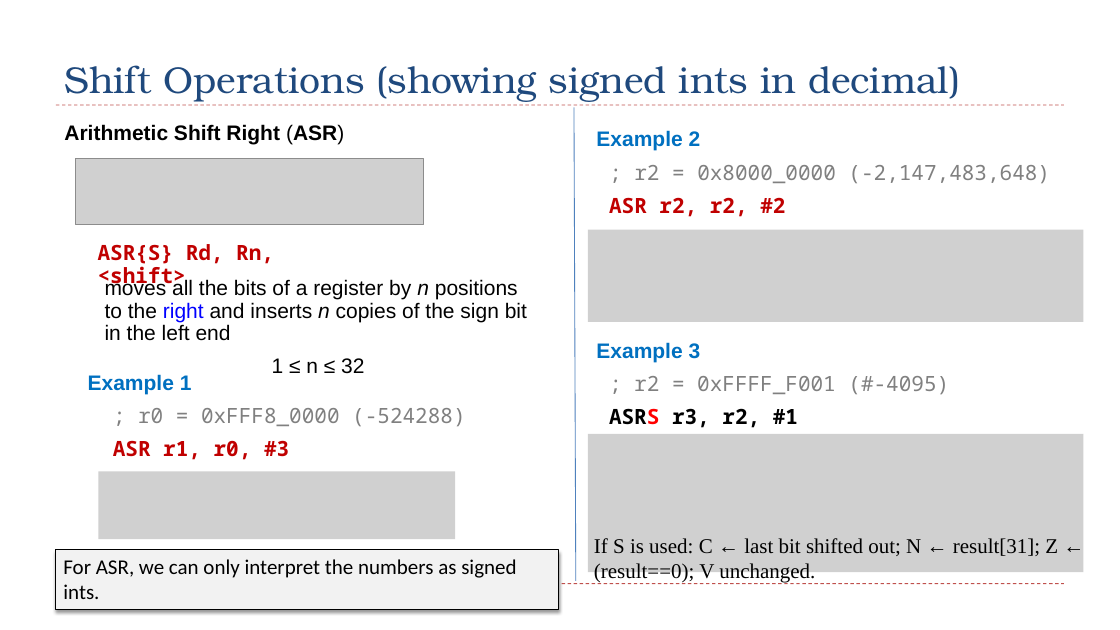
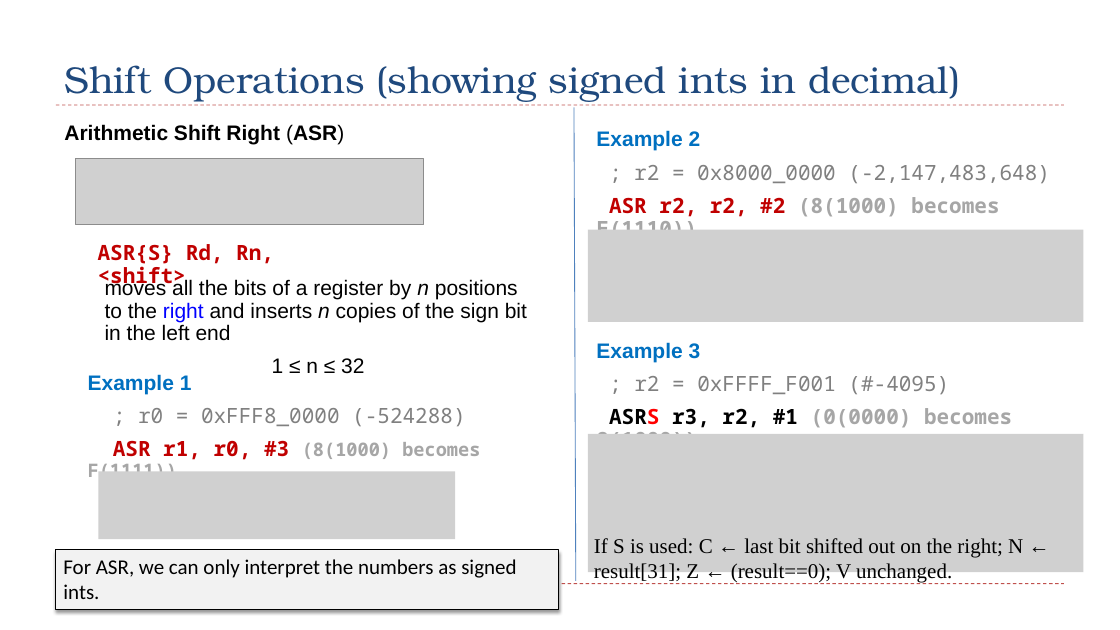
Before and after one commit to guhofstra/CSC111Fa26, a slide deck: slide 53 of PPTs/Ch4_ARM_Arithmetic_Logic.pptx. Drawn at 1120x630 pixels with LibreOffice and Linux fonts; fonts in the diff are those of the drawing; grey boxes stand for pictures. Boxes give left, top, right and bottom in pixels: in the first picture for what was removed or moved away, otherwise in the second. Text is boxed around its words. In the diff, an @@ line names an element or a change of style, - is before the commit and + after.

```diff
--- a/PPTs/Ch4_ARM_Arithmetic_Logic.pptx
+++ b/PPTs/Ch4_ARM_Arithmetic_Logic.pptx
@@ text at <box>596,197,999,229</box>: text changed; text colour #C00000 to #A6A6A6 @@
-ASR r2, r2, #2
+ASR r2, r2, #2 (8(1000) becomes E(1110))
@@ text at <box>596,408,1012,434</box>: text changed; text colour #000000 to #A6A6A6 @@
-ASRS r3, r2, #1
+ASRS r3, r2, #1 (0(0000) becomes 8(1000))
@@ text at <box>88,440,480,482</box>: text changed; size 18 to 16 pt; text colour #C00000 to #A6A6A6 @@
-ASR r1, r0, #3
+ASR r1, r0, #3 (8(1000) becomes F(1111))
@@ text at <box>594,538,1023,583</box>: text changed @@
-If S is used: C ← last bit shifted out; N ← result[31]; Z ← (result==0); V unchanged.
+If S is used: C ← last bit shifted out on the right; N ← result[31]; Z ← (result==0); V unchanged.
```
Also in this commit, not shown: 9 other slides changed, 1 other file.
